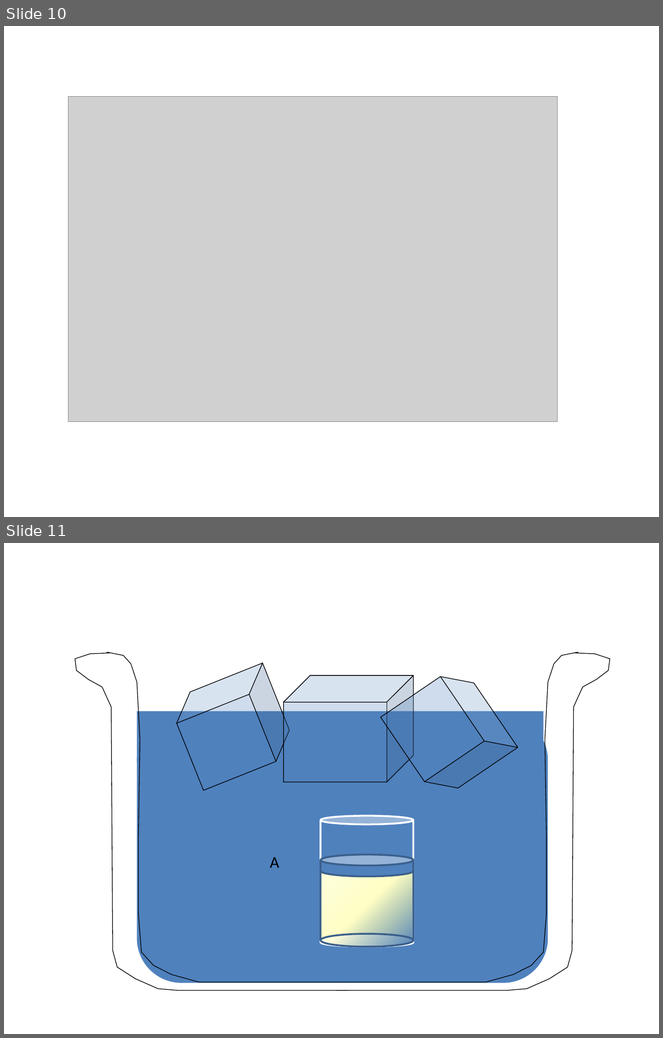
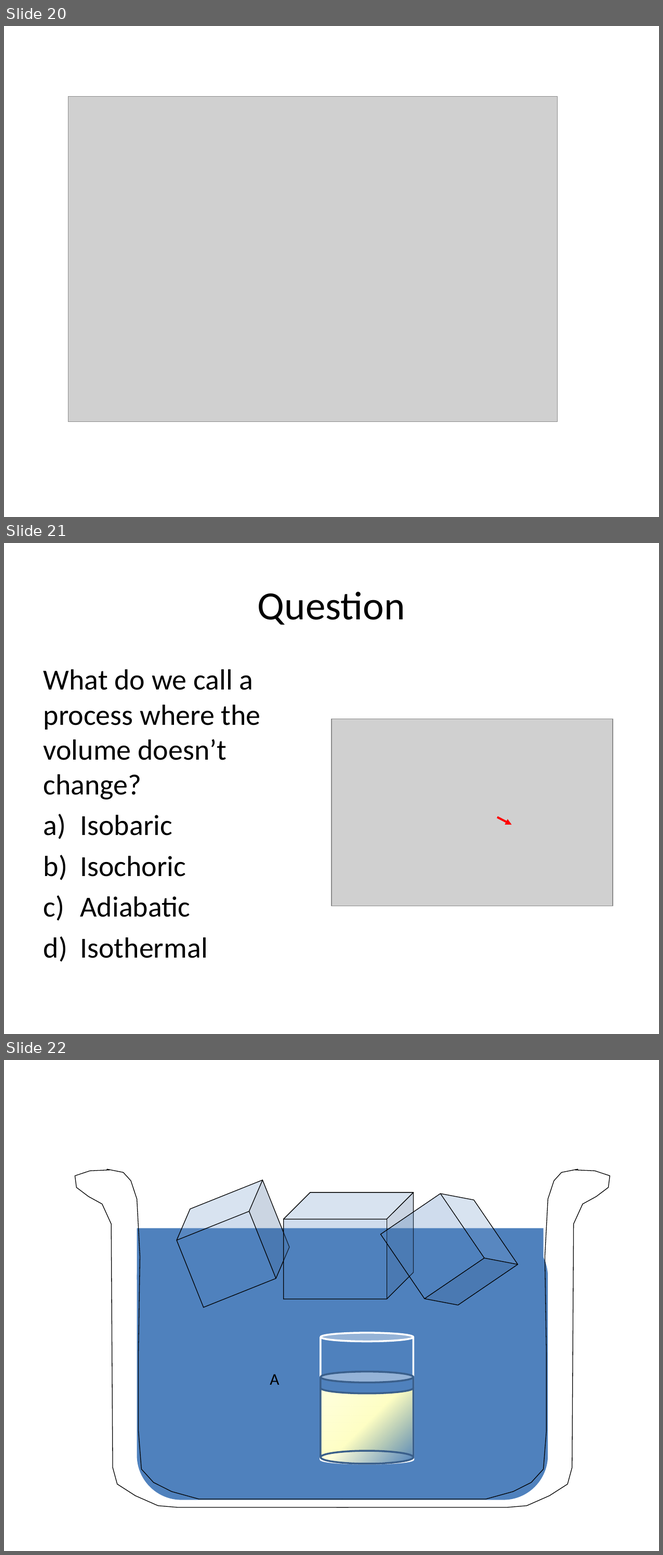
Before and after one commit to rtlines/Introductory-Physics-II, a slide deck: Lecture_Slides/PH 123 Lecture 35.pptx. Shown one above the other, each under a label of ours: slides 10 and 11 before the commit, slides 20, 21 and 22 after it. The pictures are 663x1038 and 663x1555 pixels, drawn with LibreOffice and Linux fonts; fonts in the diff are those of the drawing; grey boxes stand for pictures. Boxes give left, top, right and bottom in pixels: in the first picture for what was removed or moved away, otherwise in the second. Text is boxed around its words. In the diff, an @@ line names an element or a change of style, - is before the commit and + after.

```diff
--- a/Lecture_Slides/PH 123 Lecture 35.pptx
+++ b/Lecture_Slides/PH 123 Lecture 35.pptx
@@ slide 21 added at bbox=[4, 543, 659, 1034], background #FFFFFF @@
@@ title added at bbox=[258, 591, 405, 625], 44 pt, text #000000 @@
+Question
@@ text added at bbox=[44, 669, 261, 958], 32 pt, text #000000 @@
+What do we call a process where the volume doesn’t change?
+a) Isobaric
+b) Isochoric
+c) Adiabatic
+d) Isothermal
@@ picture added at bbox=[332, 719, 613, 906] @@
@@ arrow added from (497, 818) to (512, 825), #FF0000 2.25 pt @@
@@ what was slide 10 is now slide 20 @@
@@ what was slide 11 is now slide 22 @@
```
Also in this commit, not shown: 3 slides changed, 12 other slides added, 1 slide removed, 23 other files.
